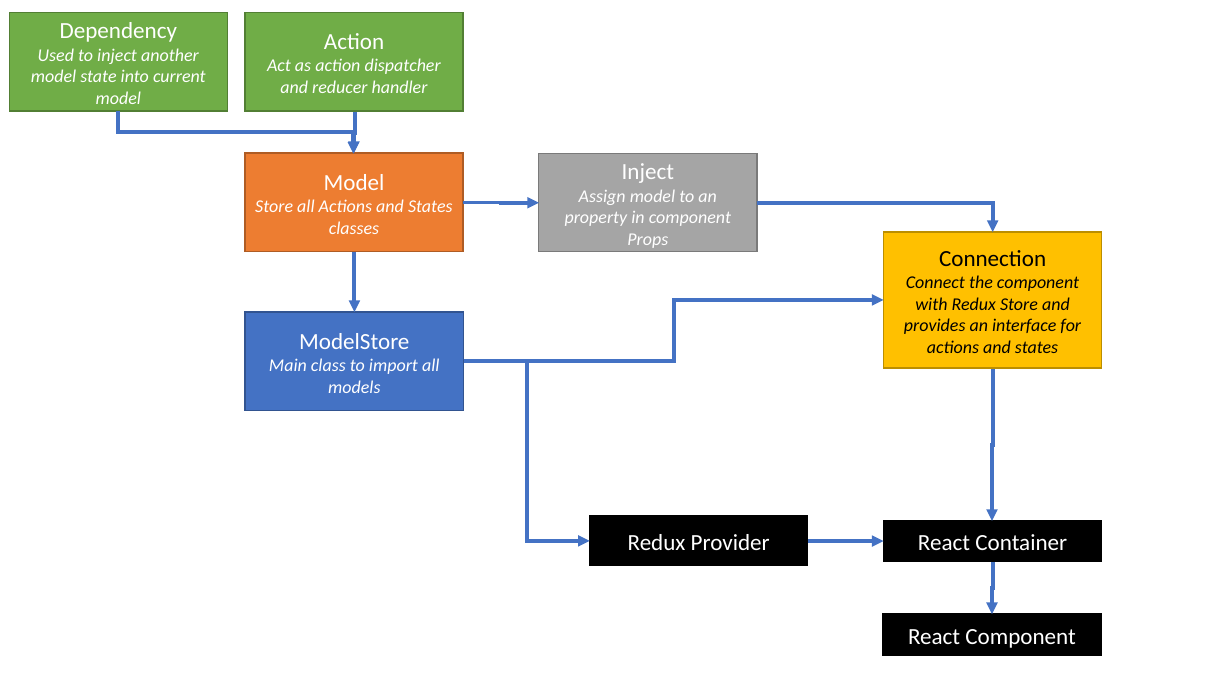
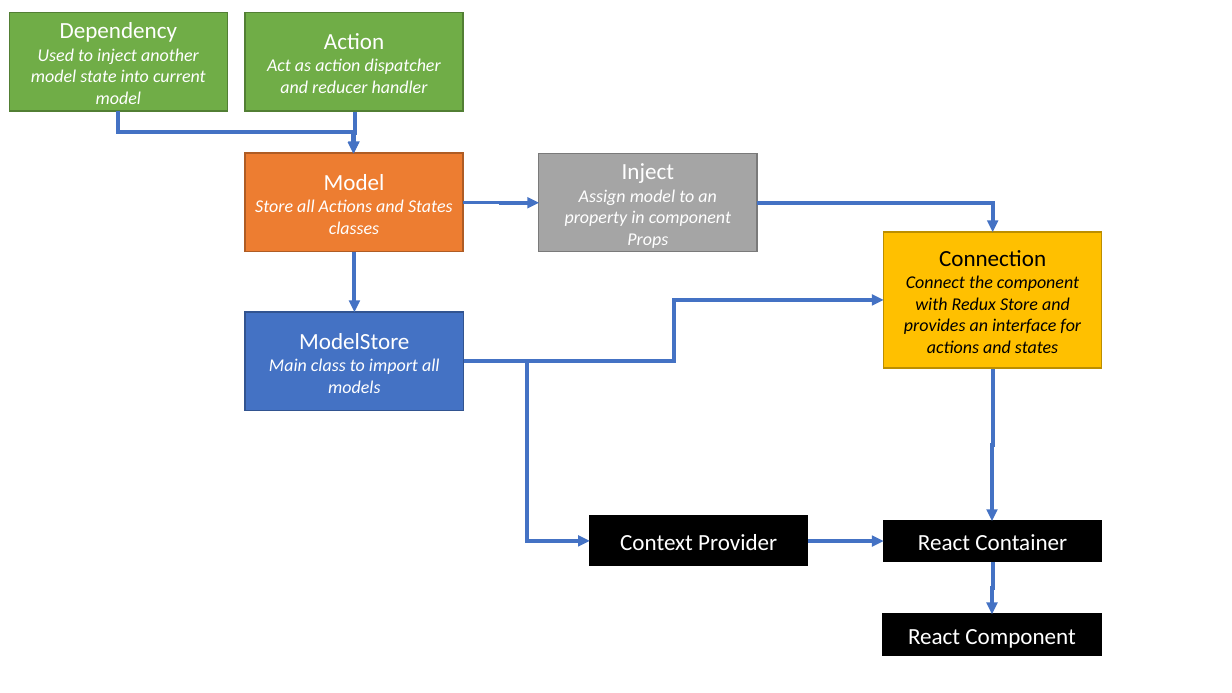
Before and after one commit to debersonpaula/exredux, a slide deck: slide 1 of docs/exredux.pptx. Drawn at 1232x693 pixels with LibreOffice and Linux fonts; fonts in the diff are those of the drawing. Boxes give left, top, right and bottom in pixels: in the first picture for what was removed or moved away, otherwise in the second. Text is boxed around its words. In the diff, an @@ line names an element or a change of style, - is before the commit and + after.

```diff
--- a/docs/exredux.pptx
+++ b/docs/exredux.pptx
@@ text in rectangle at [620, 534, 777, 550]: text changed @@
-Redux Provider
+Context Provider
```
Also in this commit, not shown: 4 other files.
